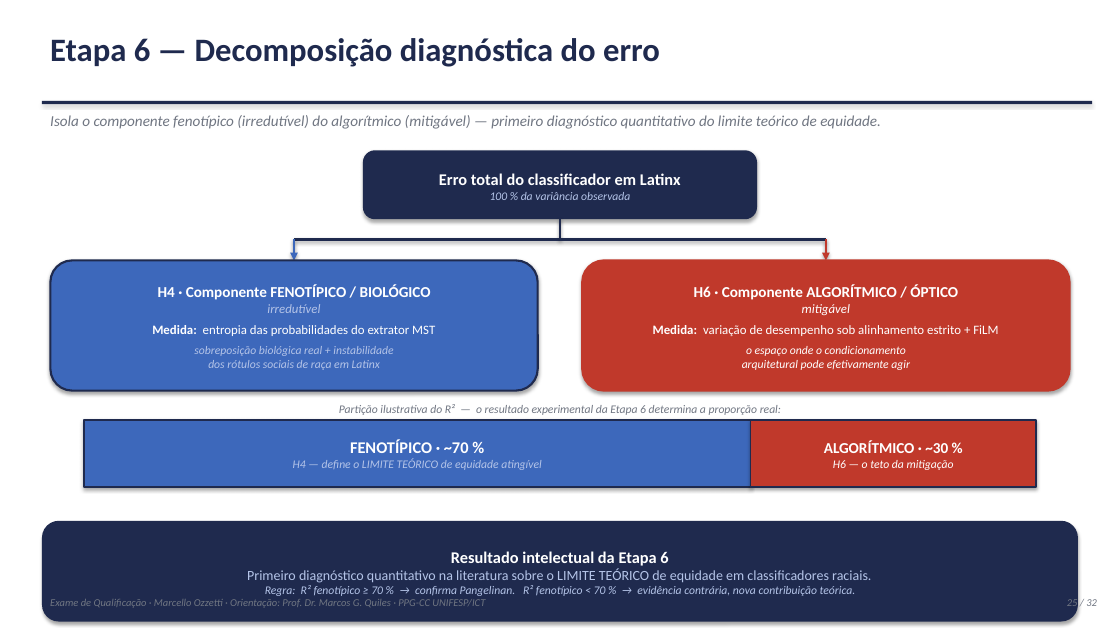
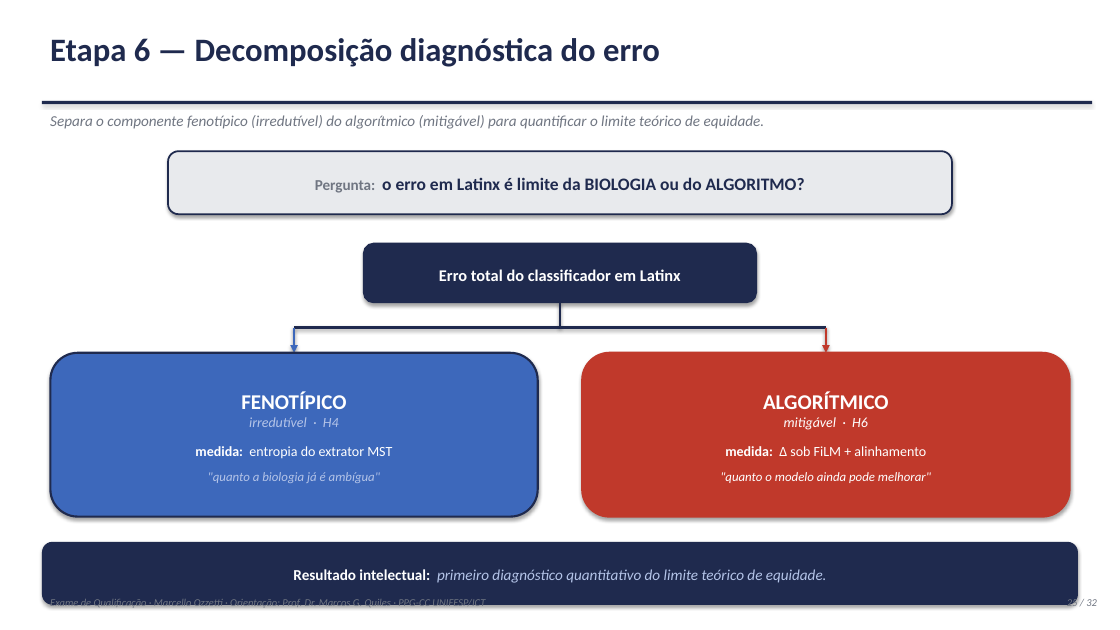
Before and after one commit to marcellozzetti/Facial-Recognition-Models-Mitigating-Bias, a slide deck: slide 25 of docs/ativo/material_qualificacao_2026-10-05.pptx. Drawn at 1120x630 pixels with LibreOffice and Linux fonts; fonts in the diff are those of the drawing. Boxes give left, top, right and bottom in pixels: in the first picture for what was removed or moved away, otherwise in the second. Text is boxed around its words. In the diff, an @@ line names an element or a change of style, - is before the commit and + after.

```diff
--- a/docs/ativo/material_qualificacao_2026-10-05.pptx
+++ b/docs/ativo/material_qualificacao_2026-10-05.pptx
@@ text at (x1=50, y1=115, x2=765, y2=129): text changed @@
-Isola o componente fenotípico (irredutível) do algorítmico (mitigável) — primeiro diagnóstico quantitativo do limite teórico de equidade.
+Separa o componente fenotípico (irredutível) do algorítmico (mitigável) para quantificar o limite teórico de equidade.
@@ rounded rectangle added at (x1=168, y1=151, x2=952, y2=214), fill #E8EAED, outline #1F2A4E 1.5 pt, 15 pt, text #1F2A4E, bold @@
+Pergunta: o erro em Latinx é limite da BIOLOGIA ou do ALGORITMO?
@@ text in rounded rectangle at (x1=490, y1=192, x2=630, y2=200): paragraph removed @@
-100 % da variância observada
@@ rounded rectangle removed at (x1=50, y1=260, x2=538, y2=391) @@
-H4 · Componente FENOTÍPICO / BIOLÓGICO
-irredutível
-Medida: entropia das probabilidades do extrator MST
-sobreposição biológica real + instabilidade
-dos rótulos sociais de raça em Latinx
@@ rounded rectangle "Erro total do classificador em ..." resized from (x1=364, y1=151, x2=756, y2=218) to (x1=364, y1=244, x2=756, y2=302) @@
@@ rounded rectangle removed at (x1=582, y1=260, x2=1070, y2=391) @@
-H6 · Componente ALGORÍTMICO / ÓPTICO
-mitigável
-Medida: variação de desempenho sob alinhamento estrito + FiLM
-o espaço onde o condicionamento
-arquitetural pode efetivamente agir
@@ line moved from (294, 239) - (560, 239) to (294, 328) - (560, 328) @@
@@ elbow arrow moved from (294, 239) - (294, 260) to (294, 328) - (294, 353) @@
@@ line moved from (560, 239) - (826, 239) to (560, 328) - (826, 328) @@
@@ line moved from (560, 218) - (560, 239) to (560, 302) - (560, 328) @@
@@ elbow arrow moved from (826, 239) - (826, 260) to (826, 328) - (826, 353) @@
@@ rounded rectangle added at (x1=50, y1=353, x2=538, y2=517), fill #3D68BB, outline #1F2A4E 1.8 pt, 12 pt, text #B4C4E8, italic @@
+FENOTÍPICO
+irredutível · H4
+medida: entropia do extrator MST
+"quanto a biologia já é ambígua"
@@ rounded rectangle added at (x1=582, y1=353, x2=1070, y2=517), fill #C0392B, outline #C0392B 1.8 pt, 12 pt, text #FFFFFF, italic @@
+ALGORÍTMICO
+mitigável · H6
+medida: Δ sob FiLM + alinhamento
+"quanto o modelo ainda pode melhorar"
@@ text removed at (x1=339, y1=404, x2=781, y2=415) @@
-Partição ilustrativa do R² — o resultado experimental da Etapa 6 determina a proporção real:
@@ rectangle removed at (x1=84, y1=420, x2=750, y2=487) @@
-FENOTÍPICO · ~70 %
-H4 — define o LIMITE TEÓRICO de equidade atingível
@@ rectangle removed at (x1=750, y1=420, x2=1036, y2=487) @@
-ALGORÍTMICO · ~30 %
-H6 — o teto da mitigação
@@ rounded rectangle "Resultado intelectual: primeiro diagnóstico quantitativo ..." resized from (x1=42, y1=521, x2=1078, y2=622) to (x1=42, y1=542, x2=1078, y2=605) @@
@@ text in rounded rectangle at (x1=293, y1=569, x2=827, y2=583): text changed; size 10 to 13 pt; italic on @@
-Resultado intelectual da Etapa 6
-Primeiro diagnóstico quantitativo na literatura sobre o LIMITE TEÓRICO de equidade em classificadores raciais.
-Regra: R² fenotípico ≥ 70 % → confirma Pangelinan. R² fenotípico < 70 % → evidência contrária, nova contribuição teórica.
+Resultado intelectual: primeiro diagnóstico quantitativo do limite teórico de equidade.
```
Also in this commit, not shown: 2 other slides changed, 1 other file.
